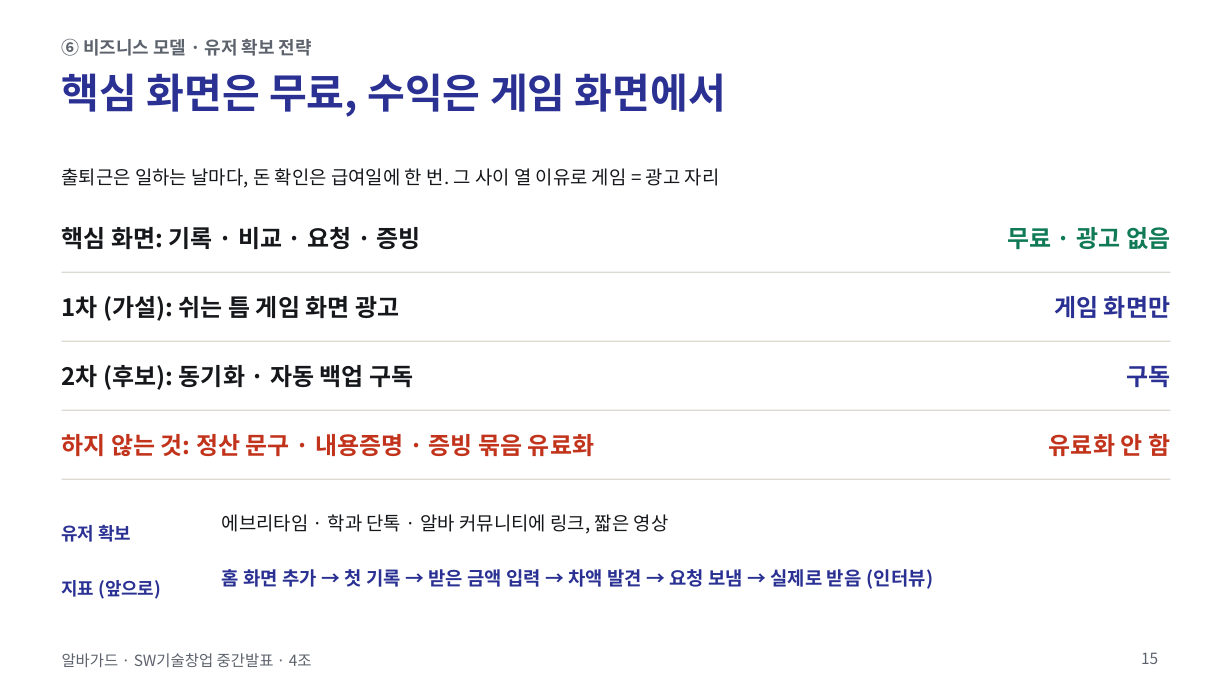
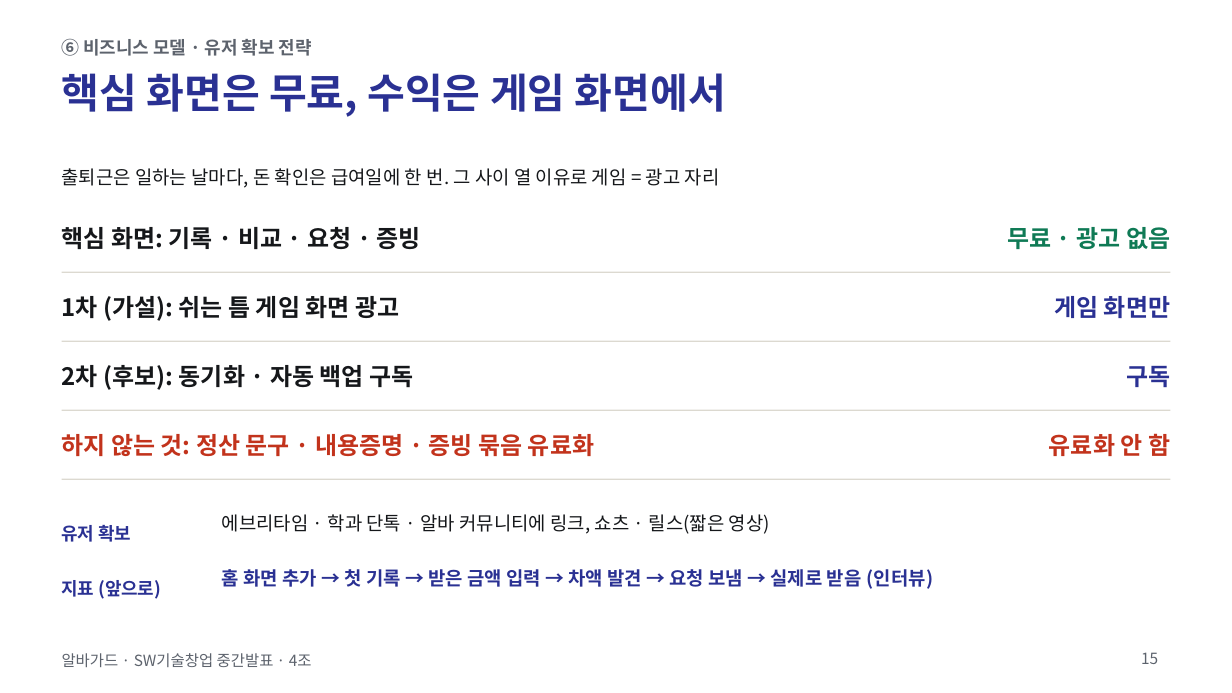
Before and after one commit to jihooni217/albaguard, a slide deck: slide 15 of docs/06_중간발표_PPT_간결판.pptx. Drawn at 1232x693 pixels with LibreOffice and Linux fonts; fonts in the diff are those of the drawing. Boxes give left, top, right and bottom in pixels: in the first picture for what was removed or moved away, otherwise in the second. Text is boxed around its words. In the diff, an @@ line names an element or a change of style, - is before the commit and + after.

```diff
--- a/docs/06_중간발표_PPT_간결판.pptx
+++ b/docs/06_중간발표_PPT_간결판.pptx
@@ text at bbox=[222, 514, 770, 534]: text changed @@
-에브리타임 · 학과 단톡 · 알바 커뮤니티에 링크, 짧은 영상
+에브리타임 · 학과 단톡 · 알바 커뮤니티에 링크, 쇼츠 · 릴스(짧은 영상)
```
Also in this commit, not shown: 5 other slides changed, 1 other file.
